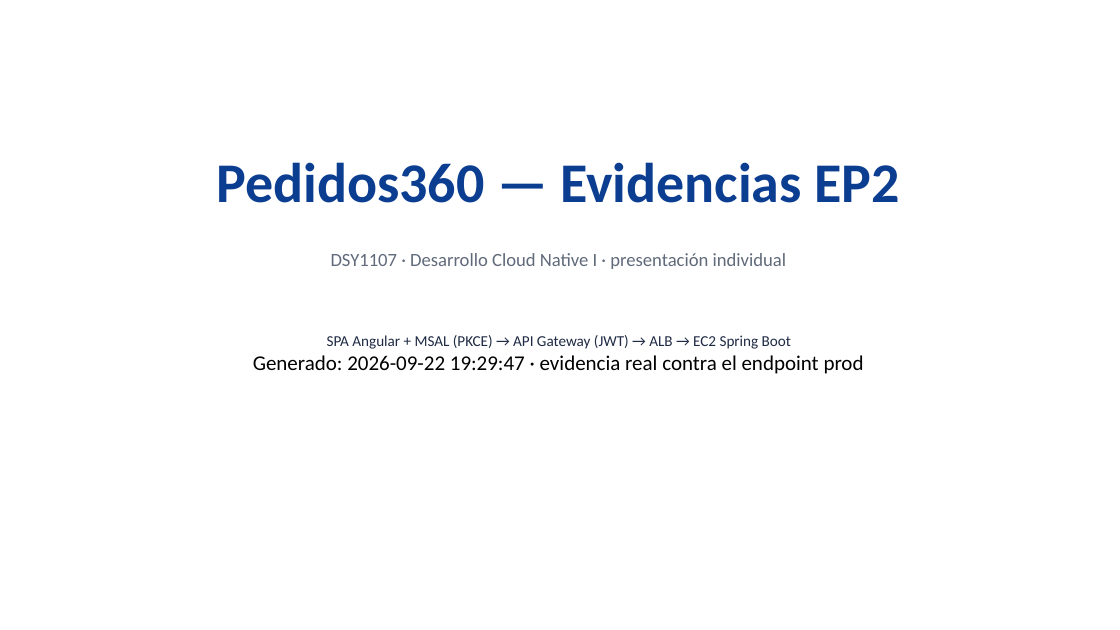
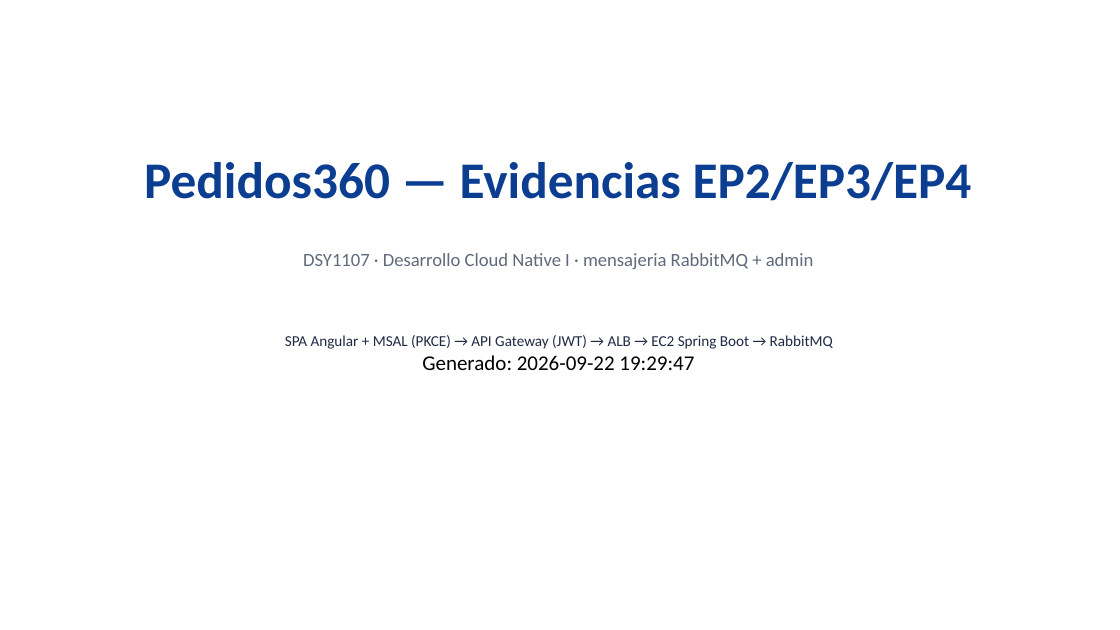
Before and after one commit to mvtnight/tienda-360, a slide deck: slide 1 of docs/evidencias/Pedidos360-Evidencias.pptx. Drawn at 1120x630 pixels with LibreOffice and Linux fonts; fonts in the diff are those of the drawing. Boxes give left, top, right and bottom in pixels: in the first picture for what was removed or moved away, otherwise in the second. Text is boxed around its words. In the diff, an @@ line names an element or a change of style, - is before the commit and + after.

Commit message:
docs(ep3/ep4): rubrica+guion, evidencias-mensajeria.ps1, slides EP3/EP4 en pptx; rabbitmq-ec2 con docker-compose; README y GUIA-DEFENSA con arquitectura de mensajeria

```diff
--- a/docs/evidencias/Pedidos360-Evidencias.pptx
+++ b/docs/evidencias/Pedidos360-Evidencias.pptx
@@ text at (x1=144, y1=162, x2=972, y2=201): text changed; size 48 to 44 pt @@
-Pedidos360 — Evidencias EP2
+Pedidos360 — Evidencias EP2/EP3/EP4
@@ text at (x1=303, y1=253, x2=814, y2=269): text changed @@
-DSY1107 · Desarrollo Cloud Native I · presentación individual
+DSY1107 · Desarrollo Cloud Native I · mensajeria RabbitMQ + admin
@@ text at (x1=285, y1=335, x2=833, y2=370): text changed; size 18 to 13 pt; text colour #000000 to #1F2A44 @@
-SPA Angular + MSAL (PKCE) → API Gateway (JWT) → ALB → EC2 Spring Boot
-Generado: 2026-09-22 19:29:47 · evidencia real contra el endpoint prod
+SPA Angular + MSAL (PKCE) → API Gateway (JWT) → ALB → EC2 Spring Boot → RabbitMQ
+Generado: 2026-09-22 19:29:47
```
Also in this commit, not shown: 5 slides added, 7 other files.
